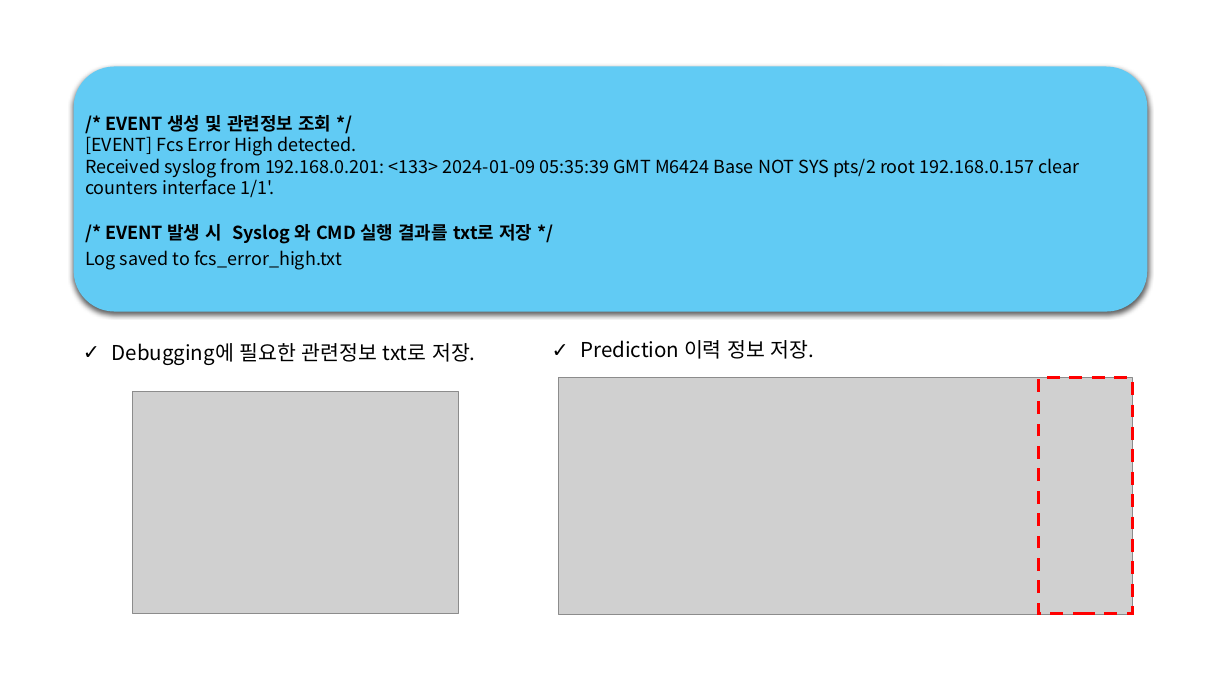
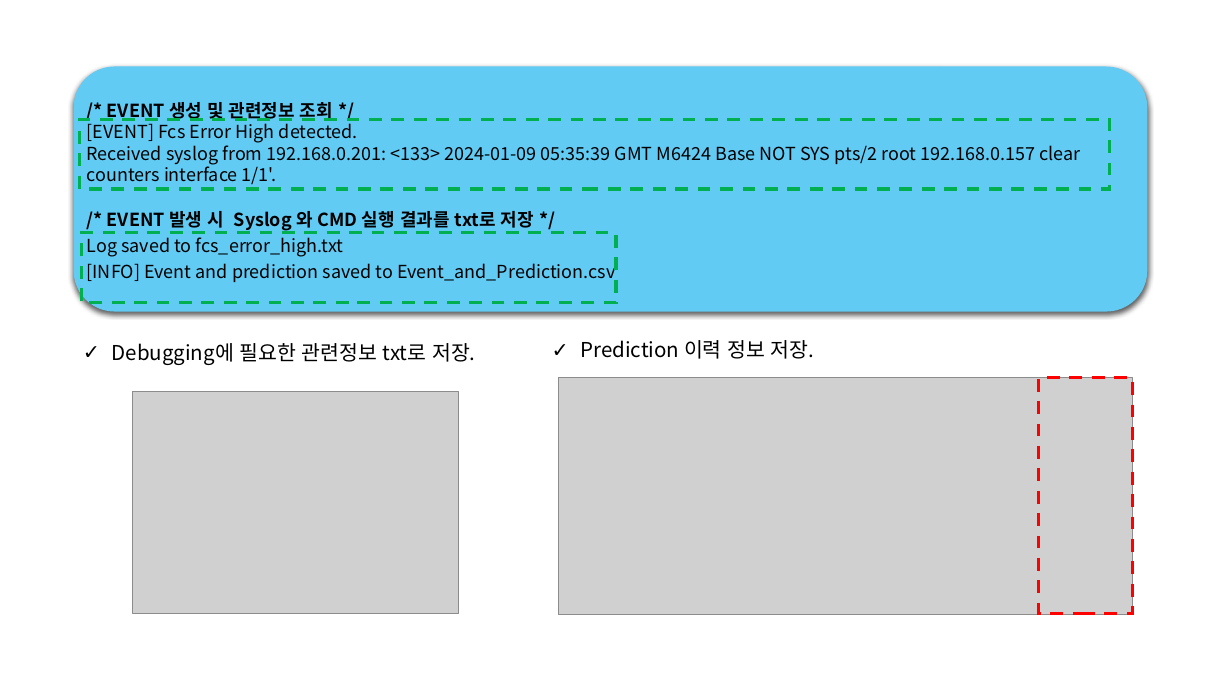
Before and after one commit to jaehun-jang/AI-ML, a slide deck: slide 10 of AIOPS/AIOPS For Transceiver Monitoring.pptx. Drawn at 1232x693 pixels with LibreOffice and Linux fonts; fonts in the diff are those of the drawing; grey boxes stand for pictures. Boxes give left, top, right and bottom in pixels: in the first picture for what was removed or moved away, otherwise in the second. Text is boxed around its words. In the diff, an @@ line names an element or a change of style, - is before the commit and + after.

```diff
--- a/AIOPS/AIOPS For Transceiver Monitoring.pptx
+++ b/AIOPS/AIOPS For Transceiver Monitoring.pptx
@@ rectangle added at [79, 119, 1110, 189], outline #00B050 2.5 pt dashed @@
@@ rectangle added at [81, 233, 616, 303], outline #00B050 2.5 pt dashed @@
@@ text at [87, 259, 615, 283]: paragraph added @@
+[INFO] Event and prediction saved to Event_and_Prediction.csv
```
Also in this commit, not shown: 7 other slides changed, 4 other files.
